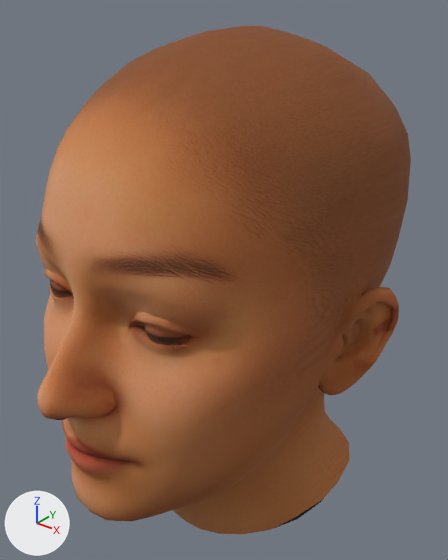
The glTF model Raccoon/assets/raccoon_head.glb, before and after one commit.
Rendered twice from a 50 mm lens placed at (0.62, -0.661, 0.572), pointed at (0.0, 0.115, 0.091). Arrows for +X, +Y and +Z are at lower left; the lights stay in place. Where no turn or scale is listed for an object, it has been applied to the vertices.
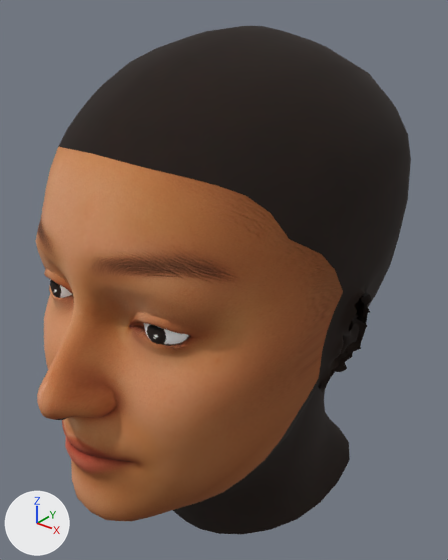
What changed in the scene script:
```text
Change me_mesh_000001:
    used by ob_mesh_000001; location = (0.0, -0.042, 0.079)
    remove me_mesh_000001.from_pydata(...)  # 4909 vertices, 9782 faces; spans x -0.3..0.3, y -0.242..0.51, z -0.476..0.428
    add me_mesh_000001.from_pydata(...)  # 4340 vertices, 8511 faces; spans x -0.266..0.265, y -0.242..0.51, z -0.476..0.428
    me_mesh_000001 part 1: 281 vertices removed from x 0.233..0.3, y 0.124..0.232, z -0.119..0.075
    me_mesh_000001 part 2: 5020 kept faces spanning x -0.266..0.265, y -0.233..0.51, z -0.476..0.428 get new texture (UV) coordinates
```

Where the change shows, as pixel boxes [x1, y1, x2, y2] in the pictures (448 x 560 px):
part 1 of me_mesh_000001, deleted (brown): before [320, 287, 399, 395]
part 2 of me_mesh_000001, surface changed (brown to black): [41, 26, 411, 534] in both
